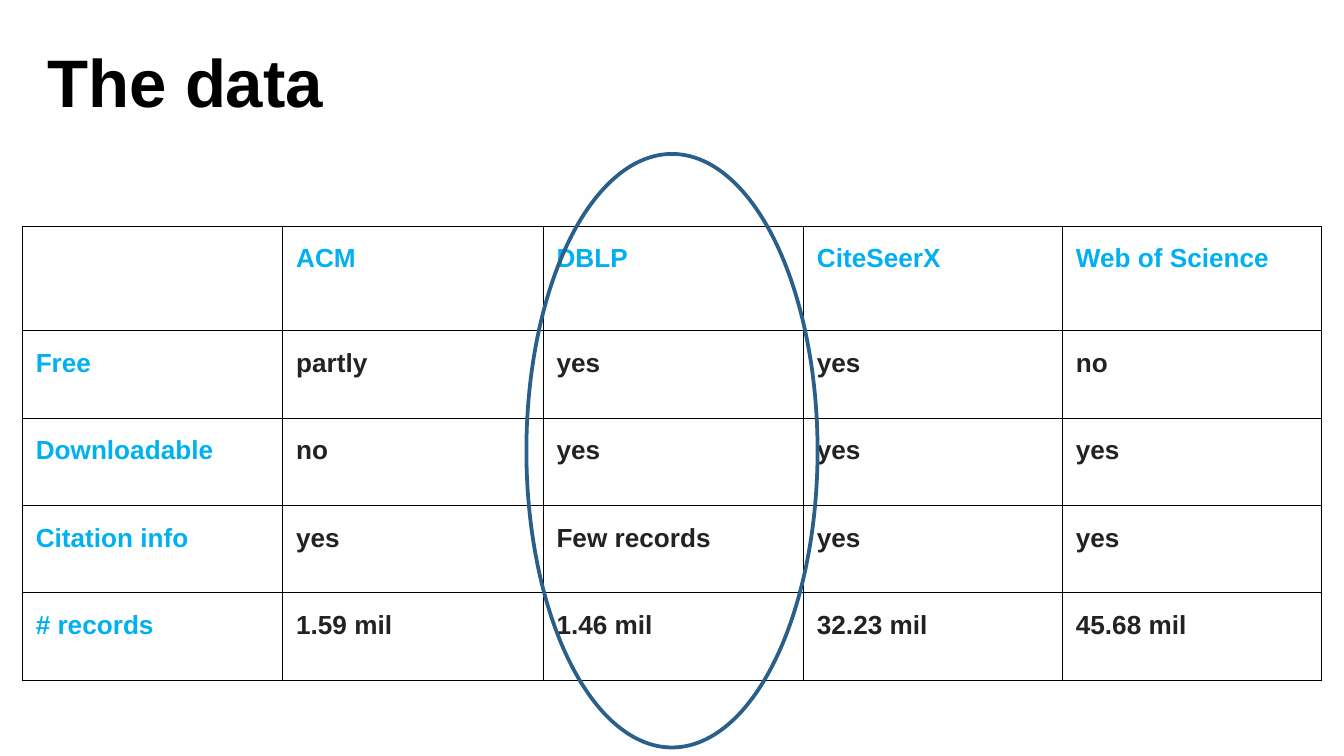
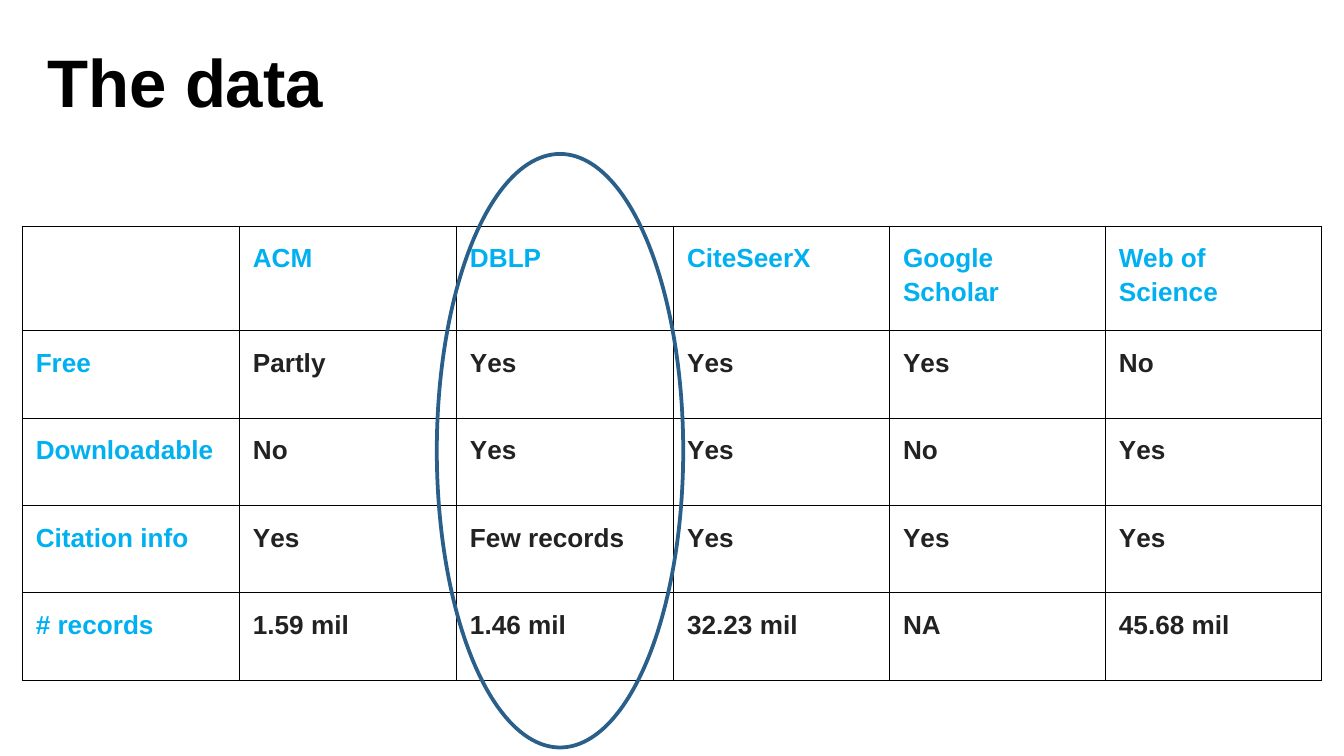
Before and after one commit to ag3859/RTBDProject, a slide deck: slide 3 of RTBD.pptx (slide 5 before the commit). Drawn at 1344x756 pixels with LibreOffice and Linux fonts; fonts in the diff are those of the drawing. Boxes give left, top, right and bottom in pixels: in the first picture for what was removed or moved away, otherwise in the second. Text is boxed around its words. In the diff, an @@ line names an element or a change of style, - is before the commit and + after.

```diff
--- a/RTBD.pptx
+++ b/RTBD.pptx
@@ ellipse: place and size @@
-ellipse at bbox=[527, 155, 818, 749]
+ellipse at bbox=[437, 155, 683, 749]
@@ table at bbox=[23, 226, 1325, 680] @@
-column 2: ACM | partly | no | yes | 1.59 mil
-column 3: DBLP | yes | yes | Few records | 1.46 mil
-column 4: CiteSeerX | yes | yes | yes | 32.23 mil
-column 5: Web of Science | no | yes | yes | 45.68 mil
+column 2: ACM | Partly | No | Yes | 1.59 mil
+column 3: DBLP | Yes | Yes | Few records | 1.46 mil
+column 4: CiteSeerX | Yes | Yes | Yes | 32.23 mil
+column 5: Google Scholar | Yes | No | Yes | NA
+column 6: Web of Science | No | Yes | Yes | 45.68 mil
```
Also in this commit, not shown: 4 other slides changed, 1 other file.
